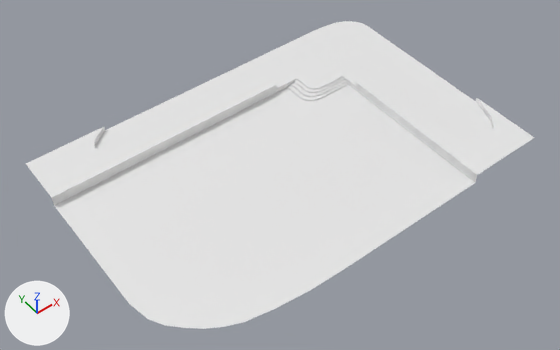
Renders of the Blender file theater_modeling.blend from each side of a commit.
The view is the same before and after, from a camera (50 mm lens) standing at (-66.1, -73.0, 79.1) and looking at (-19.7, -13.2, -1.3). Every picture has the same lights, and +X, +Y and +Z are marked at lower left.
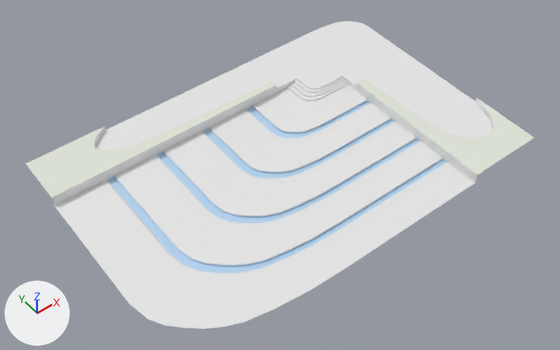
Commit message: theater modeling adding water on floor

Edits to the scene script, one JSON object a line:
```json
{"op": "add", "block": "mat_green", "code": ["mat_green = diffuse_material('green ')", "mat_green.base_color = (0.742, 0.773, 0.69)  # light grey #e0e4d8"]}
{"op": "add", "block": "mat_water", "code": ["mat_water = diffuse_material('water')", "mat_water.base_color = (0.482, 0.675, 0.873)  # blue #b8d6f0"]}
{"block": "me_cylinder", "where": "# used by ob_cylinder; location = (0.0, 0.0, 0.8)"}
{"op": "remove", "block": "me_cylinder", "code": "me_cylinder.from_pydata(...)  # 356 vertices, 328 faces; spans x -47.9..12.0, y -31.9..8.0, z -0.8..0.8"}
{"op": "add", "block": "me_cylinder", "code": "me_cylinder.from_pydata(...)  # 748 vertices, 704 faces; spans x -47.9..12.0, y -31.9..8.0, z -1.2..0.8"}
{"block": "me_cylinder", "change": "me_cylinder part 1: 7 vertices moved from x 2.2..6.0, y -27.0..-18.3, z 0.0..0.8 to x 2.2..6.0, y -27.1..-20.1, z 0.0..0.8; 392 vertices added at x -40.1..0.0, y -26.8..0.0, z -1.2..0.0"}
{"block": "me_cylinder", "change": "me_cylinder part 2: 9 faces spanning x -47.9..-9.9, y 0.0..8.0, z 0.8 switch from no material to mat_green (light grey #dfe4d8)"}
{"block": "me_cylinder", "change": "me_cylinder part 3: 9 faces spanning x 0.0..12.0, y -31.9..-7.1, z 0.8 switch from no material to mat_green (light grey #dfe4d8)"}
{"op": "add", "block": "me_cylinder", "code": "me_cylinder.materials.append(mat_water)  # blue #b8d6f0"}
```

Where the change shows, as pixel boxes [x1, y1, x2, y2] in the pictures (560 x 350 px):
```json
{"part": 1, "of": "me_cylinder", "change": "built on", "before": [359, 78, 422, 117], "after": [105, 78, 475, 276]}
{"part": 2, "of": "me_cylinder", "change": "recoloured", "before": [26, 81, 277, 198], "after": [26, 81, 277, 198]}
{"part": 3, "of": "me_cylinder", "change": "recoloured", "before": [357, 79, 533, 175], "after": [357, 79, 533, 175]}
```
